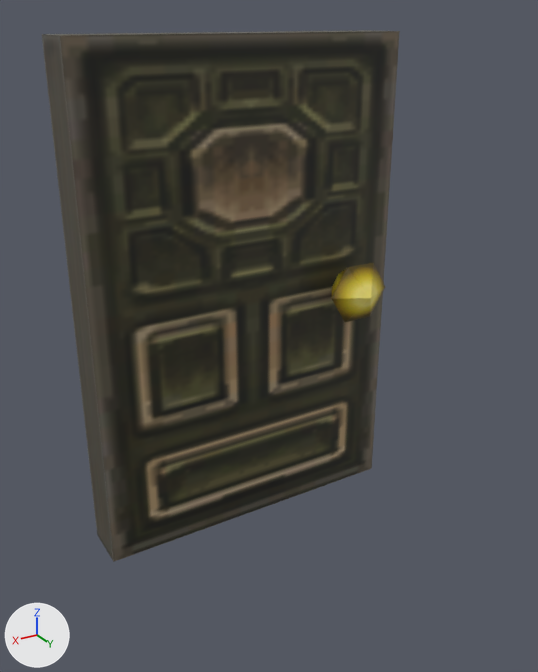
The FBX model PortraitRescue/Assets/Models/Door/Door.fbx, before and after one commit.
Rendered twice from a camera (50 mm lens) standing at (207.0, 379.0, 308.0) and looking at (4.0, 41.0, 139.0). The axes (+X, +Y, +Z) are drawn at lower left. The lights are the same throughout.

Names of what the first picture shows: 'Batch_0', 'Batch_1'.
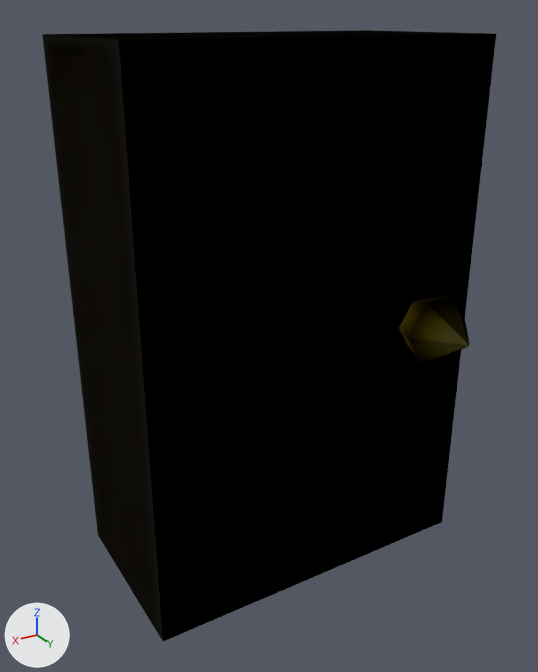
Pixel boxes [x1, y1, x2, y2] of what changed, in the pictures (538 x 672 px):
'Batch_0', shading changed, rescaled (27% wider, 15% taller)
    before: [42, 30, 400, 562]
    after: [42, 30, 496, 641]
'Batch_1', shading changed, moved, rescaled
    before: [331, 263, 385, 322]
    after: [399, 296, 470, 364]

The change, as a diff of the scene's bpy script:
```diff
--- a/PortraitRescue/Assets/Models/Door/Door.fbx.py
+++ b/PortraitRescue/Assets/Models/Door/Door.fbx.py
@@ me_batch_0_002 @@
 me_batch_0_002.from_pydata(...)  # 18 vertices, 32 faces; spans x -200.0..0.0, y 0.0..30.0, z 0.0..300.0
 # used by ob_batch_0; parent = ob_graph_obj1; location = (18.0, 35.0, 520.0)
+# me_batch_0_002 part 1: its shading normals changed
 me_batch_0_002.materials.append(mat_binmaterial_1_002)
@@ me_batch_1_002 @@
 me_batch_1_002.from_pydata(...)  # 16 vertices, 24 faces; spans x -21.0..21.0, y -44.0..44.0, z -18.0..18.0
 # used by ob_batch_1; parent = ob_graph_obj2; location = (0.0, 0.0, 0.0)
+# me_batch_1_002 part 2: its shading normals changed
 me_batch_1_002.materials.append(mat_binmaterial_0_002)
@@ ob_batch_0 @@
 ob_batch_0.location = (18.0, 35.0, 520.0)
+ob_batch_0.scale = (1.0, 3.48, 1.0)
@@ ob_batch_1 @@
 ob_batch_1.parent = ob_graph_obj2
-ob_batch_1.location = (0.0, 0.0, 0.0)
+ob_batch_1.location = (0.0, 37.66, 0.0)
+ob_batch_1.scale = (1.0, 2.03, 1.0)
```
